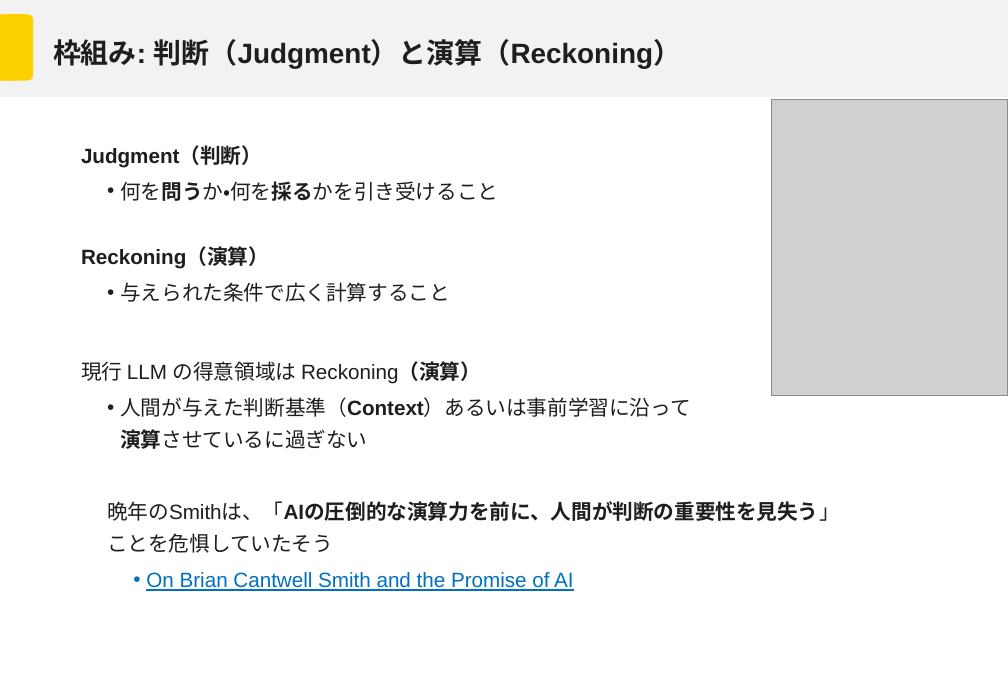
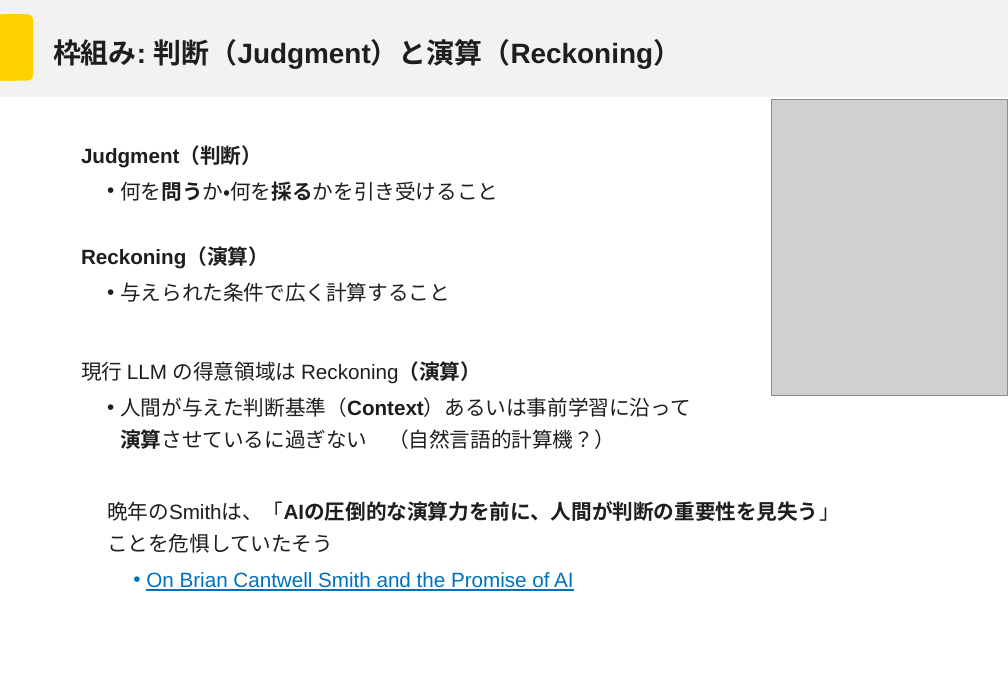
Before and after one commit to Mori-Taiki/Presentation, a slide deck: slide 29 of TechMeeting202604/techmeeting20260406.pptx (slide 30 before the commit). Drawn at 1008x698 pixels with LibreOffice and Linux fonts; fonts in the diff are those of the drawing; grey boxes stand for pictures; background and template pictures are left out. Boxes give left, top, right and bottom in pixels: in the first picture for what was removed or moved away, otherwise in the second. Text is boxed around its words. In the diff, an @@ line names an element or a change of style, - is before the commit and + after.

```diff
--- a/TechMeeting202604/techmeeting20260406.pptx
+++ b/TechMeeting202604/techmeeting20260406.pptx
@@ text at (120, 397, 690, 449): text changed @@
-  • 人間が与えた判断基準（Context）あるいは事前学習に沿って
-    演算させているに過ぎない
+  • 人間が与えた判断基準（Context）あるいは事前学習に沿って
+    演算させているに過ぎない （自然言語的計算機？）
```
Also in this commit, not shown: 12 other slides changed, 1 slide removed.
